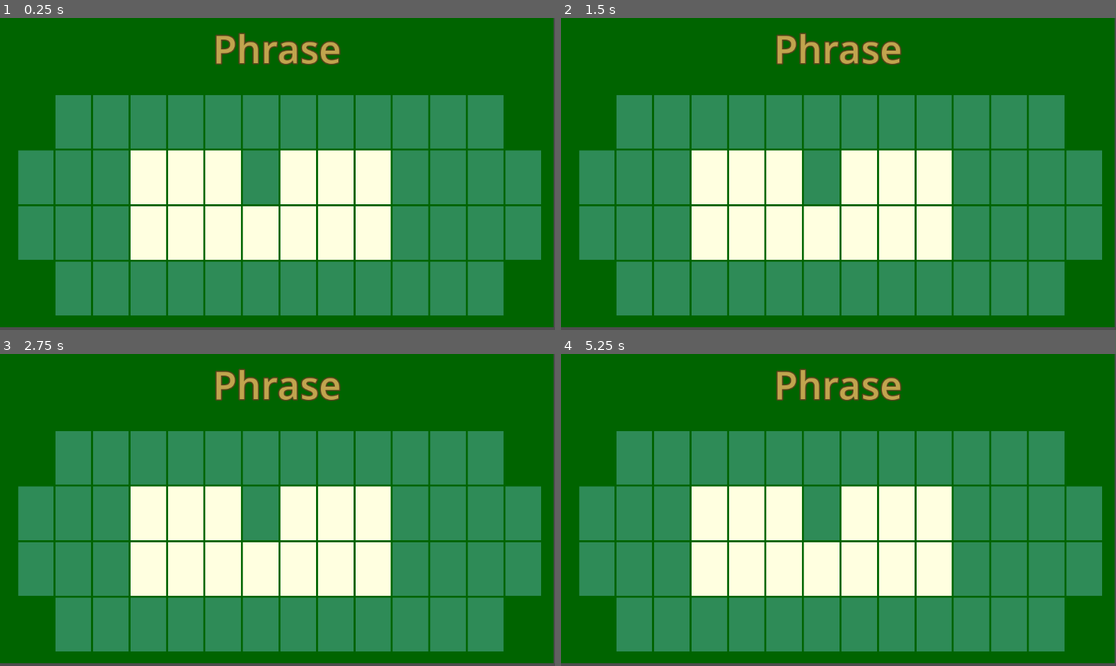
Above: before the commit, frames 1-4 (two rows, left to right).
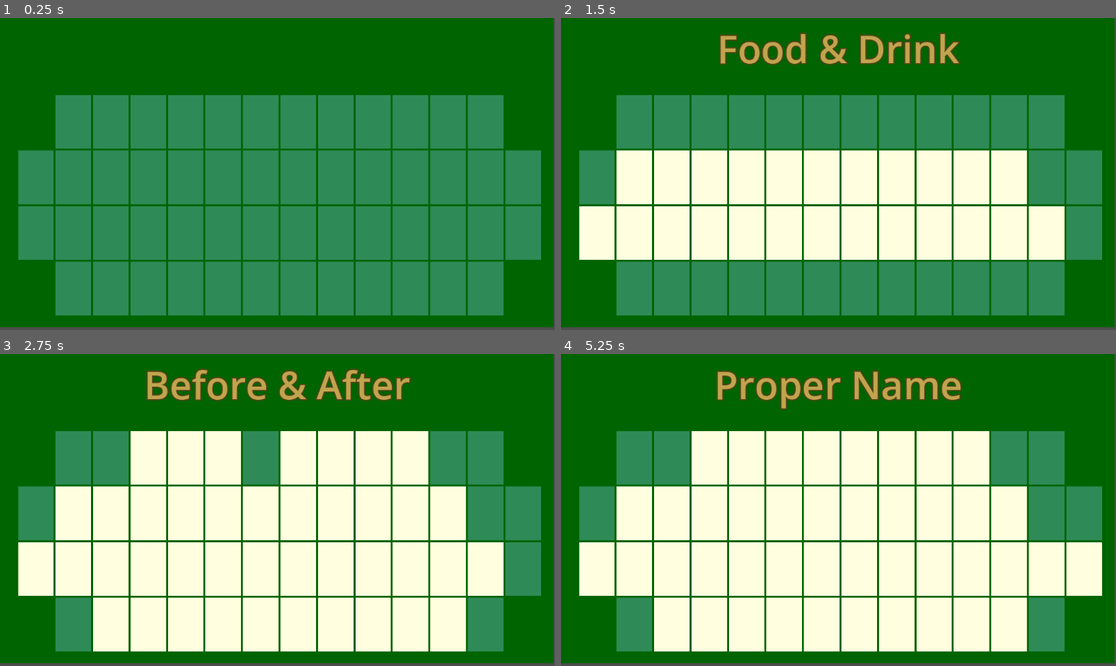
Above: after the commit, the same moments.

Repository: rsburke4/RoundThingOfRiches
Game: Godot game, scene res://Puzzle/puzzle.tscn
Same seed, same stepped clock (60 frames per second), same inputs: the game is played once before the commit and once after it.
Inputs:
- Up to frame 1 (0.25 s): no input
- Up to frame 2 (1.5 s): tap Enter (enter_press, bound only after the commit) at 0.5, 0.6, 1.35 s; tap Space at 1.25 s
- Up to frame 3 (2.75 s): tap Enter (enter_press, bound only after the commit) at 2, 2.1 s
- Up to frame 4 (5.25 s): tap Space at 2.75, 4.25 s; tap Enter (enter_press, bound only after the commit) at 2.85, 3.5, 3.6, 4.35, 5.1 s

The runs differ from the first frame. In frame 1, 16% of the frame differs, in the area x 23-71%, y 4-78%; in frame 2, 15%; in frame 3, 34%; in frame 4, 36%, in the area x 3-98%, y 4-96%.

Commit message:
modify default puzzle display and moved puzzle creation to separate function; added some input event monitoring to start testing other features

Diff:
--- a/Puzzle.gd
+++ b/Puzzle.gd
@@ -12,19 +12,21 @@
 	# any formatting...
 	get_node("Background").color = TileConst.COLOR_TILE_BKGD
 
+# Called every frame. 'delta' is the elapsed time since the previous frame.
+func _process(delta):
+	# as a test, create a new puzzle when the screen is clicked
+	# TODO - replace this with signals, as appropriate, during integration steps
+	if Input.is_action_just_pressed("enter_press"):
+		create_new_puzzle()
+
+	# TODO - add searching for letters
+
+func create_new_puzzle():
 	new_puzzle = get_puzzle("res://answers.json")
 	var category = get_node("Category")
 
-	# initialize the puzzle
-	# TODO - move this to a separate function to be called each new round
 	category.text = new_puzzle.Category
 	setup_puzzle(new_puzzle)  # is this argument necessary? would this ever be called without the global?
-
-
-# Called every frame. 'delta' is the elapsed time since the previous frame.
-func _process(delta):
-	pass
-
 
 func get_puzzle(filename):
 	var puzzle_dict = {"Category": "", "NumLines": 0, "Line1": "","Line2": "", "Line3": "","Line4": ""}
@@ -83,12 +85,12 @@
 		var label = l.name.substr(0,5)  # this will get "LineX"
 		var cur_line = puzzle[label]
 
-# TODO - need to account for extra padding on lines 1 and 4
 		if cur_line.length() > 0:
 			# need to do padding differently for lines 1 and 4
 			var padding
 			var start
 			var end
+
 			if label in ["Line1", "Line4"]:
 				# this only has 12 open spaces and starts/stops "one in" from the other lines
 				padding = (12-cur_line.length())/2.0
--- a/Puzzle/puzzle.tscn
+++ b/Puzzle/puzzle.tscn
@@ -20,7 +20,6 @@
 theme_override_colors/font_outline_color = Color(0.32549, 0.266667, 0.0980392, 1)
 theme_override_constants/outline_size = 10
 theme_override_font_sizes/font_size = 80
-text = "CATEGORY"
 horizontal_alignment = 1
 vertical_alignment = 1
 
--- a/project.godot
+++ b/project.godot
@@ -22,3 +22,12 @@
 [dotnet]
 
 project/assembly_name="WheelOfFortune"
+
+[input]
+
+enter_press={
+"deadzone": 0.5,
+"events": [Object(InputEventKey,"resource_local_to_scene":false,"resource_name":"","device":-1,"window_id":0,"alt_pressed":false,"shift_pressed":false,"ctrl_pressed":false,"meta_pressed":false,"pressed":false,"keycode":0,"physical_keycode":4194309,"key_label":0,"unicode":0,"echo":false,"script":null)
+, Object(InputEventMouseButton,"resource_local_to_scene":false,"resource_name":"","device":-1,"window_id":0,"alt_pressed":false,"shift_pressed":false,"ctrl_pressed":false,"meta_pressed":false,"button_mask":1,"position":Vector2(418, 10),"global_position":Vector2(422, 53),"factor":1.0,"button_index":1,"canceled":false,"pressed":true,"double_click":false,"script":null)
+]
+}
